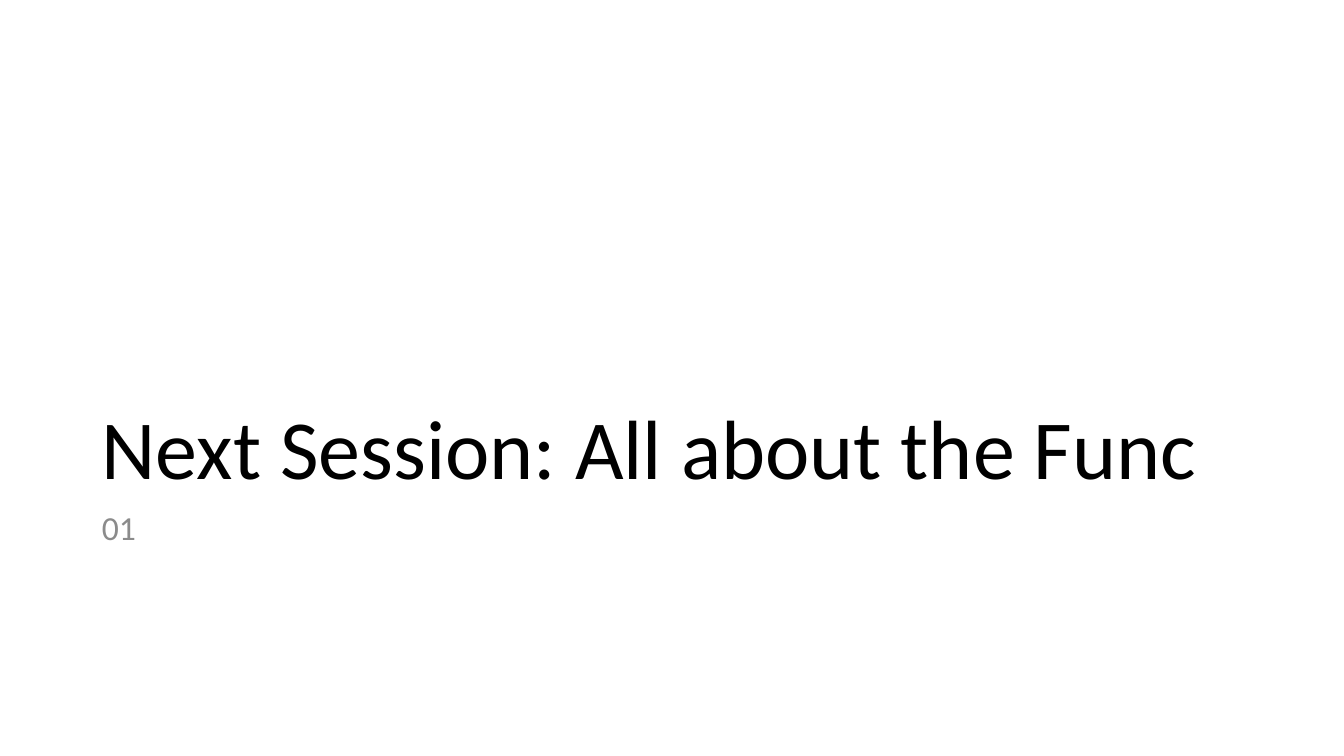
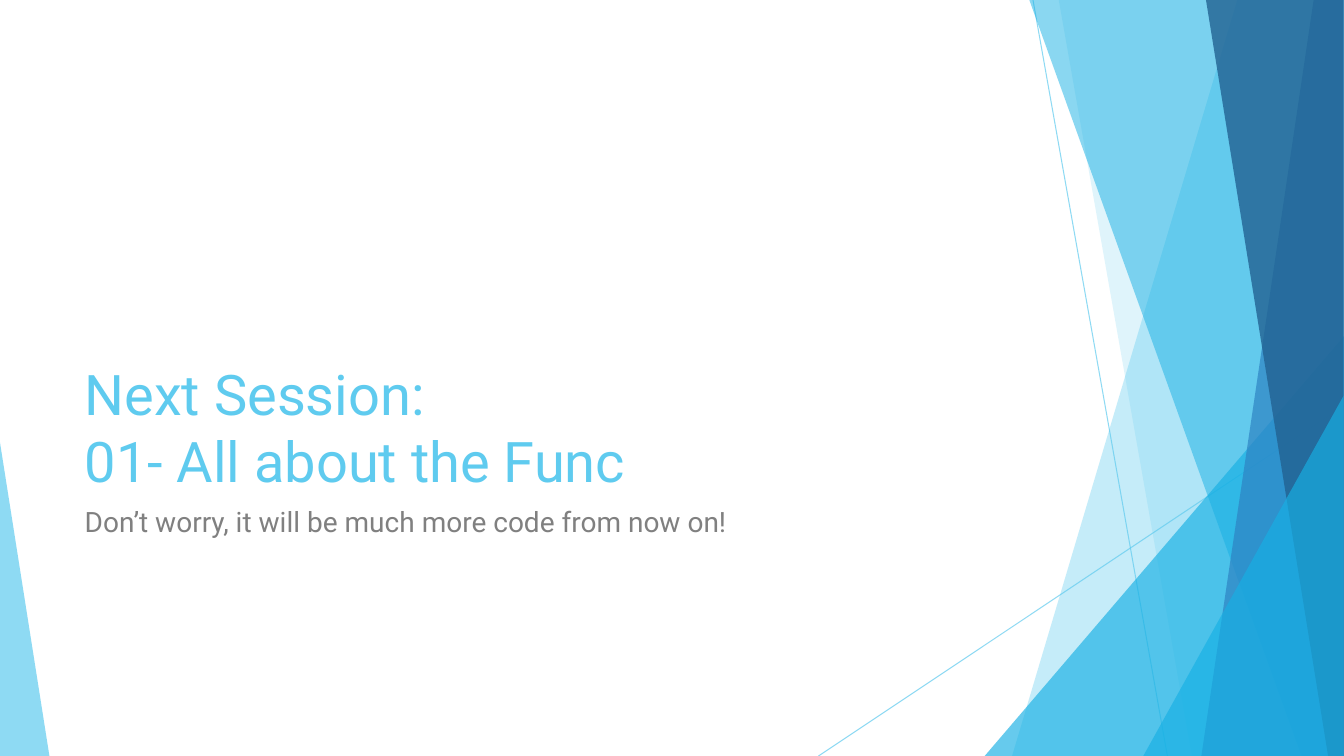
Before and after one commit to j1ebbinflow/FuncCourse, a slide deck: slide 32 of Topics/00 - Start the Func/Functional First Programming with F#.pptx (slide 22 before the commit). Drawn at 1344x756 pixels with LibreOffice and Linux fonts; fonts in the diff are those of the drawing. Boxes give left, top, right and bottom in pixels: in the first picture for what was removed or moved away, otherwise in the second. Text is boxed around its words. In the diff, an @@ line names an element or a change of style, - is before the commit and + after.

```diff
--- a/Topics/00 - Start the Func/Functional First Programming with F#.pptx
+++ b/Topics/00 - Start the Func/Functional First Programming with F#.pptx
@@ title at <box>85,374,625,483</box>: text changed; size 60 to 40 pt; font Calibri to Roboto; text colour #000000 to #5FCBEF @@
-Next Session: All about the Func
+Next Session:
+01- All about the Func
@@ group added at <box>0,0,1344,756</box>: 5 freeform shapes, 3 triangles, 2 lines @@
@@ text at <box>85,511,727,538</box>: text changed; size 24 to 20 pt; font Calibri to Roboto; text colour #8C8C8C to #808080 @@
-01
+Don’t worry, it will be much more code from now on!
```
Also in this commit, not shown: 19 other slides changed, 13 slides added, 5 slides removed.
